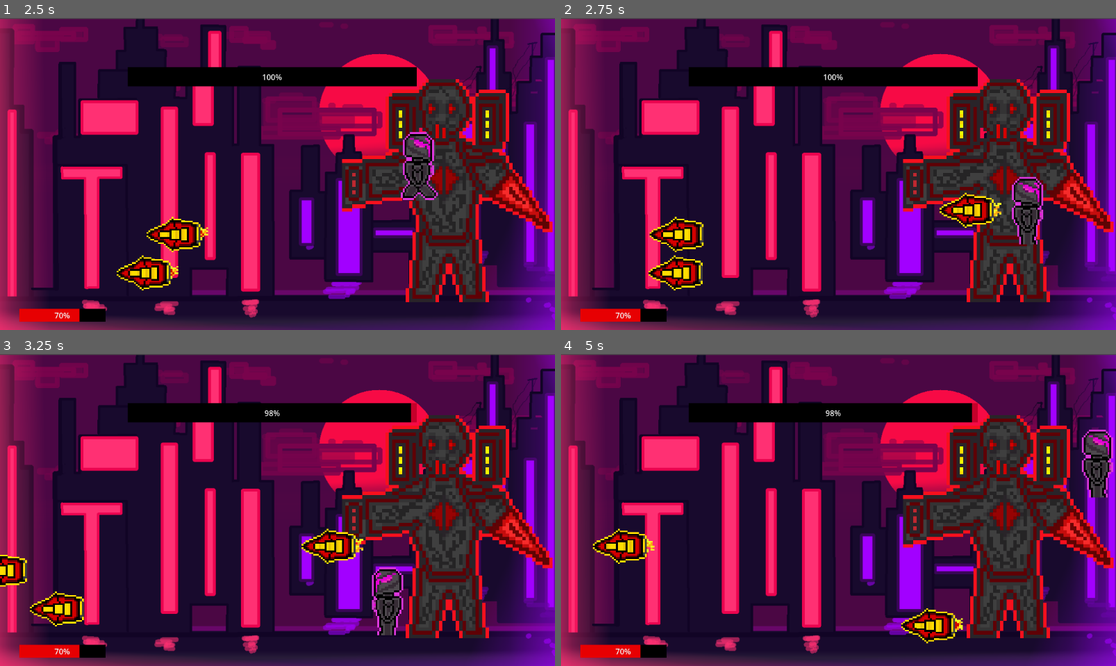
Above: before the commit, frames 1-4 (two rows, left to right).
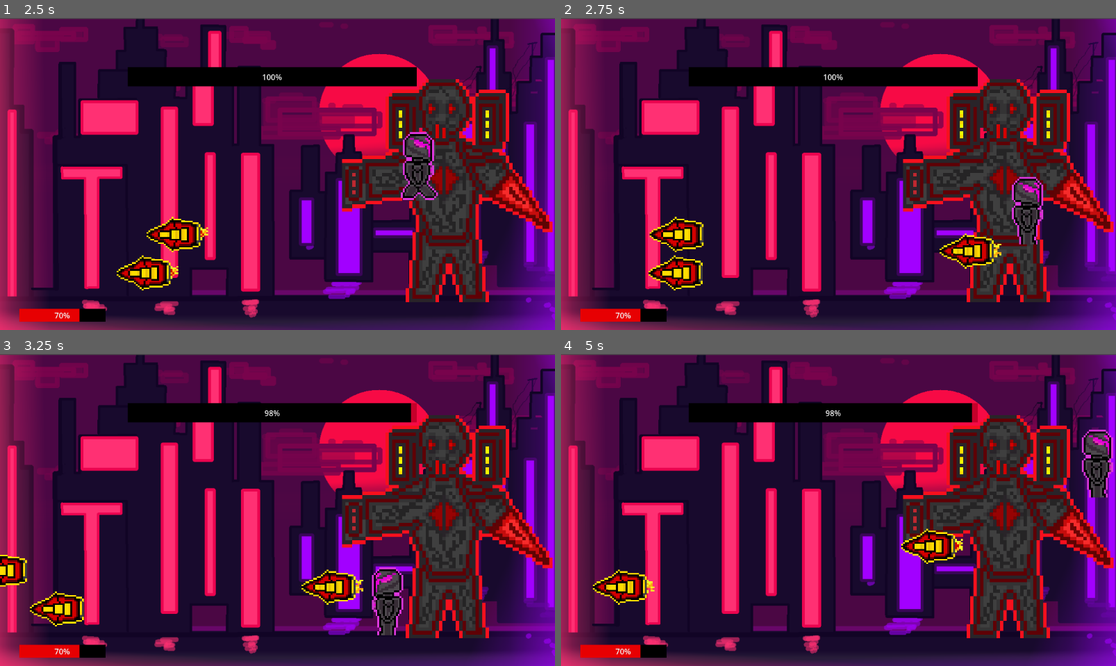
Above: after the commit, the same moments.

Repository: dpabonita-rgb/github-mecanotron
Game: Godot game, scene res://Main_menu.tscn
The game is run twice, just before and just after one commit, with the same random seed, the same clock (stepped at 60 frames per second) and the same inputs.
Inputs:
- Up to frame 1 (2.5 s): click "Play" at 0.5 s; tap Enter (ui_accept) at 1.25, 1.52, 2.27 s; hold D (ui_right) from 1.28 s (still down); tap J (attack) at 1.35, 2.1 s
- Up to frame 2 (2.75 s): keep holding D (ui_right)
- Up to frame 3 (3.25 s): release D (ui_right) at 2.78 s; hold A (ui_left) from 2.78 s (still down); tap J (attack) at 2.85 s
- Up to frame 4 (5 s): release A (ui_left) at 3.53 s; hold D (ui_right) from 3.53 s (still down); tap J (attack) at 3.6, 4.35 s; tap Enter (ui_accept) at 3.77, 4.52 s

Frame 1 is identical in both runs. In frame 2, 1.5% of the frame differs, in the area x 68-80%, y 55-81%; in frame 3, 1.6%; in frame 4, 3.2%, in the area x 5-73%, y 55-93%.

Commit message:
Mecanotron Final
mecanatron submission

Diff:
--- a/mecanotron/hitbox.gd
+++ b/mecanotron/hitbox.gd
@@ -6,7 +6,7 @@
 @export var projectile_scene: PackedScene
 @onready var player = get_tree().get_first_node_in_group("player")
 
-
+var attack_position = [-6, 100, 200]
 var health: int
 
 func _ready() -> void:
@@ -30,12 +30,9 @@
 	var projectile = projectile_scene.instantiate()
 	var attack_row = randi_range(0, 2)
 
-	if attack_row == 0:
-		projectile.global_position = Vector2(global_position.x,-6)
-	elif attack_row == 1:
-		projectile.global_position = Vector2(global_position.x, 100)
-	else:
-		projectile.global_position = Vector2(global_position.x, 200)
+	attack_position.shuffle()
+	var y_position = attack_position[0]
+	projectile.global_position = Vector2(global_position.x, y_position)
 
 	get_tree().current_scene.add_child(projectile)
 
--- a/mecanotron/mechanotron_player.gd
+++ b/mecanotron/mechanotron_player.gd
@@ -21,14 +21,17 @@
 
 func _physics_process(delta: float) -> void:
 
+	#Applies gravity while the player is in the air
 	if not is_on_floor():
 		velocity += get_gravity() * delta
 	elif is_on_floor() and not double_jump:
 		double_jump = true
 
+	# Starts the attack when the player presses the attack button
 	if Input.is_action_just_pressed("attack") and can_attack and not is_attacking:
 		attack()
 
+	#Handles jumping and double jumping
 	if Input.is_action_just_pressed("ui_accept"):
 		if is_on_floor():
 			velocity.y = JUMP_VELOCITY
@@ -40,23 +43,25 @@
 			position.y += 1
 
 	var direction := Input.get_axis("ui_left", "ui_right")
+	#Moves the player left or right
 	if direction:
 		velocity.x = direction * SPEED
 	else:
 		velocity.x = move_toward(velocity.x, 0, SPEED)
 
+	# Changes the player's animation based on movement
 	if not is_attacking:
 		if direction !=0:
 			animated_sprite.play("walk")
 		else:
 			velocity.x = 0
 			animated_sprite.play("Idle")
-
+	#Flips the player depending on which direction they face
 	if direction < 0:
 		animated_sprite.flip_h = true
 	elif direction > 0:
 		animated_sprite.flip_h = false
-
+	#Moves the attack hitbox to the correct side of the player
 	if direction > 0:
 		attack_area.position.x = 1
 	elif direction <0:
@@ -67,35 +72,41 @@
 	move_and_slide()
 
 func attack():
+	#Enables the attack and prevents attacking during the cooldown
 	is_attacking = true
 	can_attack = false
 	attack_collision.disabled = false
 	$Mecanotron.play("attack")
 	await $Mecanotron.animation_finished
+	# Disables the hitbox after the attack animation
 	attack_collision.disabled = true
 	is_attacking = false
 	await get_tree().create_timer(attack_cooldown).timeout
 	can_attack = true
 
 func _ready():
+	# Sets up the player's starting health
 	attack_collision.disabled = true
 	health = max_health
 	health_bar.max_value = max_health
 	health_bar.value = health
 
 func _on_attack_area_area_entered(area: Area2D) -> void:
-
+	#Damages the boss when the attack hits its hitbox
 	if area.name == "Hitbox":
 		area.take_damage(10)
 
 func take_damage(damage: int) -> void:
+	#Reduces player health using the damage parameter
 	health -= damage
 	health = max(health, 0)
 
 	health_bar.value = health
 	print("PLAYER HEALTH:", health)
+	#Checks if the player's health reaches zero
 	if health <= 0:
 		die()
 
 func die() -> void:
+	#Handles the player dying
 	print("PLAYER DIED")
